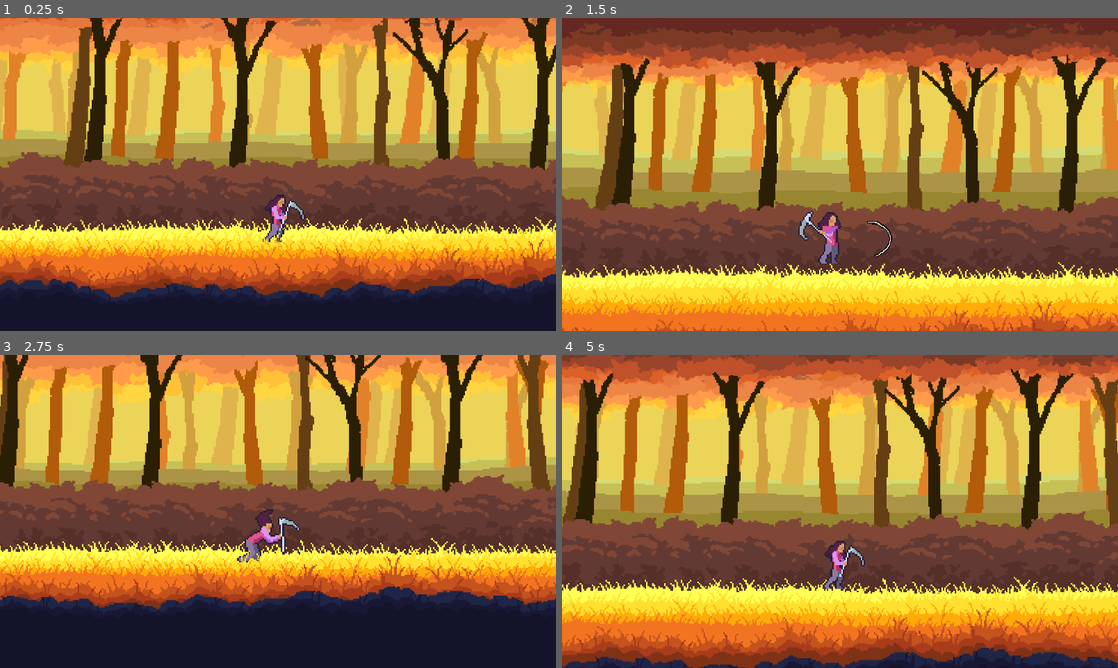
Above: before the commit, frames 1-4 (two rows, left to right).
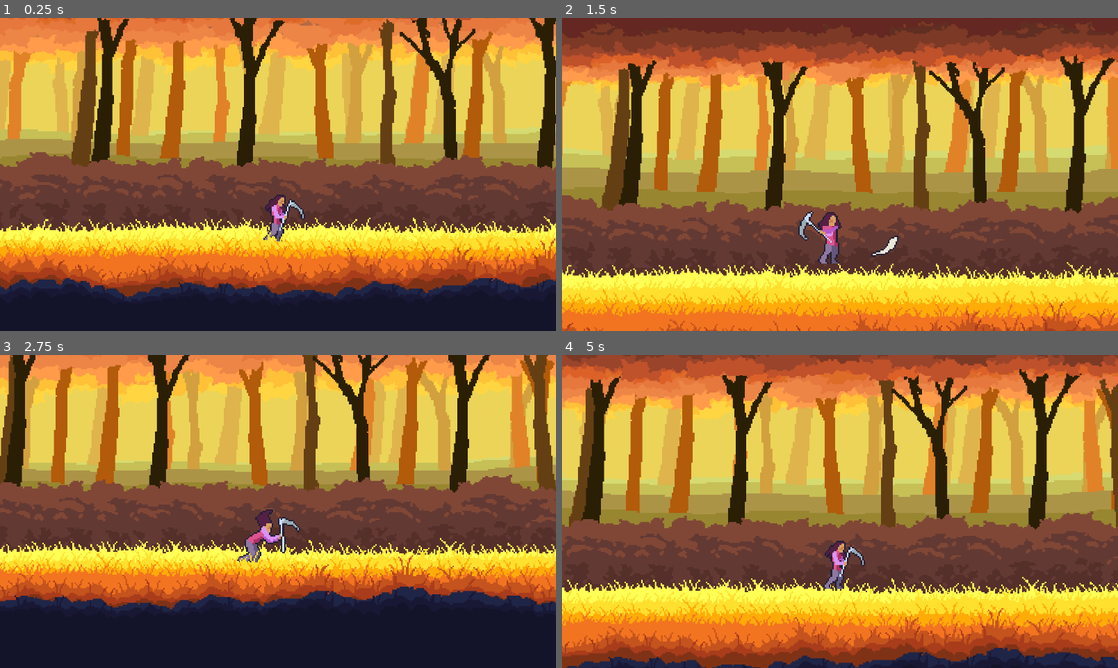
Above: after the commit, the same moments.

Repository: LordRevan36/software_development_platformer
Game: Godot game, scene res://main.tscn
The game is run twice, just before and just after one commit, with the same random seed, the same clock (stepped at 60 frames per second) and the same inputs.
Inputs:
- Up to frame 1 (0.25 s): no input
- Up to frame 2 (1.5 s): hold C (FlipRight) from 0.53 s (still down); tap X (Attack 1) at 0.6, 1.35 s; tap W (Up) at 0.77 s
- Up to frame 3 (2.75 s): tap W (Up) at 1.52 s; release C (FlipRight) at 2.03 s; hold Z (FlipLeft) from 2.03 s (still down); tap X (Attack 1) at 2.1 s
- Up to frame 4 (5 s): release Z (FlipLeft) at 2.78 s; hold C (FlipRight) 2.78-4.28 s; tap X (Attack 1) at 2.85, 3.6, 4.35 s; tap W (Up) at 3.02, 3.77, 4.52 s; hold Z (FlipLeft) from 4.28 s (still down)

The runs differ from the first frame. In frame 1, 28% of the frame differs, in the area x 0-100%, y 0-91%; in frame 2, 26%; in frame 3, 26%; in frame 4, 29%, in the area x 0-100%, y 0-100%.

Commit message:
Updated & Animated Slash Sprite
also changed some file paths. if this pull doesnt work thats probably why.

Diff:
--- a/software-development-platformer/Player/player.gd
+++ b/software-development-platformer/Player/player.gd
@@ -1,5 +1,7 @@
 extends CharacterBody2D
-@onready var AnimSprite: AnimatedSprite2D = $AnimatedSprite2D #just makes code look better, easier to change later if file paths change
+@onready var AnimSprite: AnimatedSprite2D = $PlayerSprite #just makes code look better, easier to change later if file paths change
+@onready var Slash: AnimatedSprite2D = $Slash
+
 #if you ever want to do this, drag in the node you're referencing, then hold command/ctrl while releasing
 
 const SPEED = 288.0
@@ -70,8 +72,8 @@
 				await AnimSprite.animation_finished
 				hardLand = true
 				AnimSprite.play("fall")
+
 	# Get the input direction and handle the movement/deceleration.
-	# As good practice, you should replace UI actions with custom gameplay actions.
 	if !activeAction:
 		var direction := Input.get_axis("Left", "Right")
 		if !is_on_floor():
@@ -93,18 +95,20 @@
 
 	#Animations
 	#Checks first to see if you are attacking
-	if Input.is_action_just_pressed("Attack 1"):
+	if Input.is_action_just_pressed("Attack 1") and AnimSprite.animation != "attack":
 		velocity.x /= 2
 		if facing > 0:
-			$Slash.flip_h = false
-			$Slash.position = Vector2(120,40)
+			Slash.flip_h = false
+			Slash.position = Vector2(120,40)
 		else:
-			$Slash.flip_h = true
-			$Slash.position = Vector2(-120,40)
+			Slash.flip_h = true
+			Slash.position = Vector2(-120,40)
 		AnimSprite.play("attack")
-		$Slash.show()
+		Slash.show()
+		Slash.play("slash")
+		await Slash.animation_finished
+		Slash.hide()
 		await AnimSprite.animation_finished
-		$Slash.hide()
 		if !is_on_floor():
 			AnimSprite.play("fall")
 		else:
--- a/software-development-platformer/Player/player.tscn
+++ b/software-development-platformer/Player/player.tscn
@@ -1,8 +1,8 @@
-[gd_scene load_steps=57 format=3 uid="uid://cy1vyx88wgg4v"]
+[gd_scene load_steps=63 format=3 uid="uid://cy1vyx88wgg4v"]
 
 [ext_resource type="Script" uid="uid://bangw8dvmuyod" path="res://Player/player.gd" id="1_onrkg"]
-[ext_resource type="Texture2D" uid="uid://bvtijhwqlx01u" path="res://Assets/Ivy.png" id="2_gwnis"]
-[ext_resource type="Texture2D" uid="uid://c821cxx05xi70" path="res://Assets/Temp Slash.png" id="2_i3pqv"]
+[ext_resource type="Texture2D" uid="uid://bvtijhwqlx01u" path="res://Assets/Player/Ivy.png" id="2_gwnis"]
+[ext_resource type="Texture2D" uid="uid://rnawpuddimk" path="res://Assets/Player/Slash.png" id="3_btcbx"]
 
 [sub_resource type="AtlasTexture" id="AtlasTexture_k53q1"]
 atlas = ExtResource("2_gwnis")
@@ -412,34 +412,75 @@
 [sub_resource type="RectangleShape2D" id="RectangleShape2D_onrkg"]
 size = Vector2(37, 127)
 
+[sub_resource type="AtlasTexture" id="AtlasTexture_b1ygp"]
+atlas = ExtResource("3_btcbx")
+region = Rect2(0, 0, 124, 132)
+
+[sub_resource type="AtlasTexture" id="AtlasTexture_o28un"]
+atlas = ExtResource("3_btcbx")
+region = Rect2(124, 0, 124, 132)
+
+[sub_resource type="AtlasTexture" id="AtlasTexture_qemgg"]
+atlas = ExtResource("3_btcbx")
+region = Rect2(0, 132, 124, 132)
+
+[sub_resource type="AtlasTexture" id="AtlasTexture_8viyr"]
+atlas = ExtResource("3_btcbx")
+region = Rect2(124, 132, 124, 132)
+
+[sub_resource type="SpriteFrames" id="SpriteFrames_sm0op"]
+animations = [{
+"frames": [{
+"duration": 1.0,
+"texture": SubResource("AtlasTexture_b1ygp")
+}, {
+"duration": 1.0,
+"texture": SubResource("AtlasTexture_o28un")
+}, {
+"duration": 1.0,
+"texture": SubResource("AtlasTexture_qemgg")
+}, {
+"duration": 1.0,
+"texture": SubResource("AtlasTexture_8viyr")
+}],
+"loop": false,
+"name": &"slash",
+"speed": 12.0
+}]
+
 [sub_resource type="CapsuleShape2D" id="CapsuleShape2D_btcbx"]
-radius = 50.999996
-height = 154.0
+radius = 102.0
+height = 392.0
 
 [node name="Player" type="CharacterBody2D"]
+position = Vector2(-24, 5)
 script = ExtResource("1_onrkg")
 metadata/_edit_group_ = true
 
-[node name="AnimatedSprite2D" type="AnimatedSprite2D" parent="."]
+[node name="PlayerSprite" type="AnimatedSprite2D" parent="."]
 sprite_frames = SubResource("SpriteFrames_sh265")
-animation = &"land"
+animation = &"attack"
 autoplay = "idle"
-
-[node name="CollisionShape2D" type="CollisionShape2D" parent="."]
+frame = 8
+frame_progress = 1.0
+
+[node name="PlayerHitbox" type="CollisionShape2D" parent="."]
 position = Vector2(-7.5, 47.5)
 shape = SubResource("RectangleShape2D_onrkg")
 
-[node name="Slash" type="Sprite2D" parent="."]
+[node name="Slash" type="AnimatedSprite2D" parent="."]
 visible = false
-position = Vector2(120, 40)
-scale = Vector2(2, 2)
-texture = ExtResource("2_i3pqv")
+position = Vector2(97, 46)
+sprite_frames = SubResource("SpriteFrames_sm0op")
+animation = &"slash"
+frame = 3
+frame_progress = 1.0
 
 [node name="Attack" type="Area2D" parent="Slash"]
 position = Vector2(-54, -20)
 scale = Vector2(0.5, 0.5)
 
-[node name="CollisionShape2D" type="CollisionShape2D" parent="Slash/Attack"]
-position = Vector2(70, 48)
+[node name="AttackHitbox" type="CollisionShape2D" parent="Slash/Attack"]
+position = Vector2(-24, 14)
 rotation = 1.5707964
 shape = SubResource("CapsuleShape2D_btcbx")
--- a/software-development-platformer/main.tscn
+++ b/software-development-platformer/main.tscn
@@ -448,7 +448,7 @@
 
 [node name="Canopy" type="Sprite2D" parent="Parallax <100/Parallax80/Repeating"]
 modulate = Color(1.7919996, 1.6732408, 1.1290661, 1)
-position = Vector2(-125.756836, -482.36145)
+position = Vector2(-143.43628, -470.0442)
 scale = Vector2(-1, -1)
 texture = ExtResource("1_5vw27")
 
@@ -534,7 +534,7 @@
 
 [node name="Canopy" type="Sprite2D" parent="Parallax <100/Parallax90/Repeating"]
 modulate = Color(1.7289262, 1.5196562, 0.7654416, 1)
-position = Vector2(-308, -584)
+position = Vector2(-306.71802, -575.0221)
 scale = Vector2(1, -1)
 texture = ExtResource("1_5vw27")
 
@@ -572,7 +572,6 @@
 texture = ExtResource("1_5vw27")
 
 [node name="Player" parent="." instance=ExtResource("1_bo1nx")]
-position = Vector2(0, 0)
 
 [node name="Camera2D" type="Camera2D" parent="Player"]
 offset = Vector2(0, -100)
Binary file removed: software-development-platformer/Assets/Parallax.png
Renamed: software-development-platformer/Assets/Ivy.png -> software-development-platformer/Assets/Player/Ivy.png
Not shown, changed: software-development-platformer/Assets/Player/Ivy.png.import
Binary file added: software-development-platformer/Assets/Player/Slash.png
Not shown, changed: software-development-platformer/Assets/Player/Slash.png.import
Renamed: software-development-platformer/Assets/Temp Slash.png -> software-development-platformer/Assets/Player/Temp Slash.png
Not shown, changed: software-development-platformer/Assets/Player/Temp Slash.png.import
